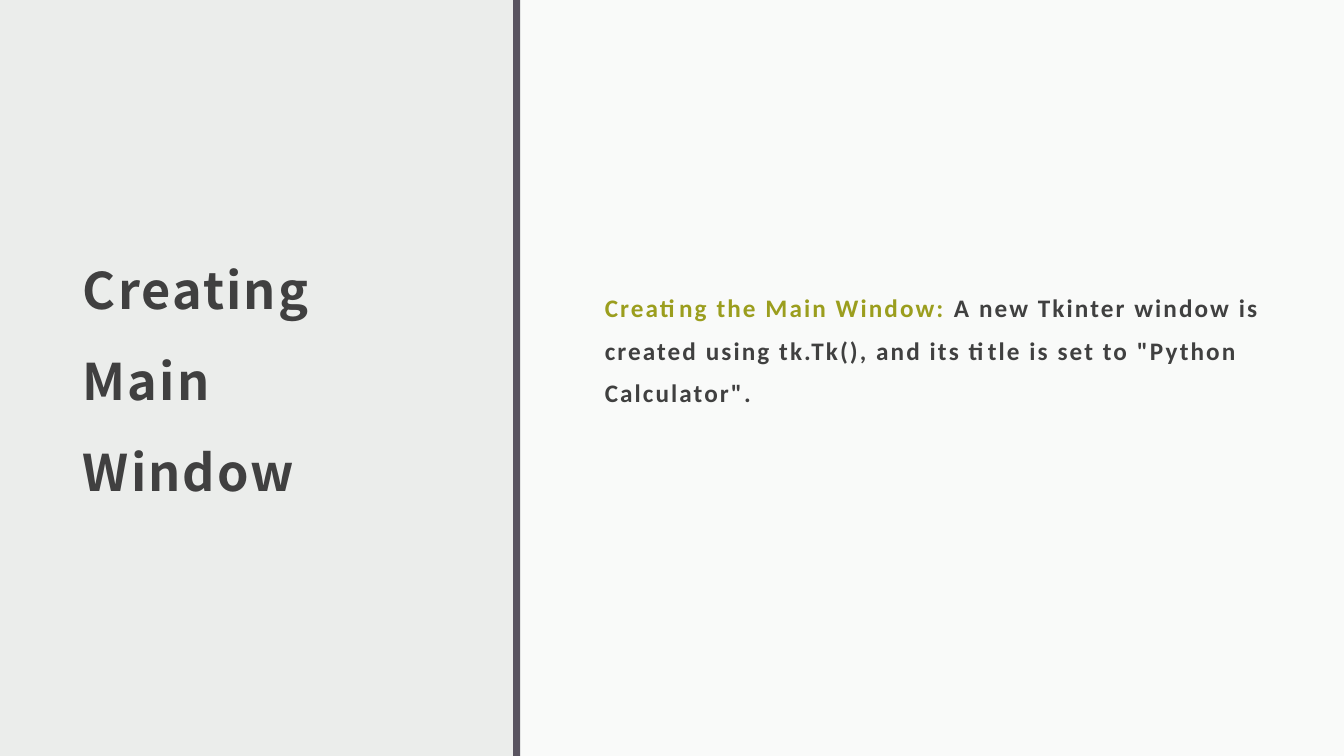
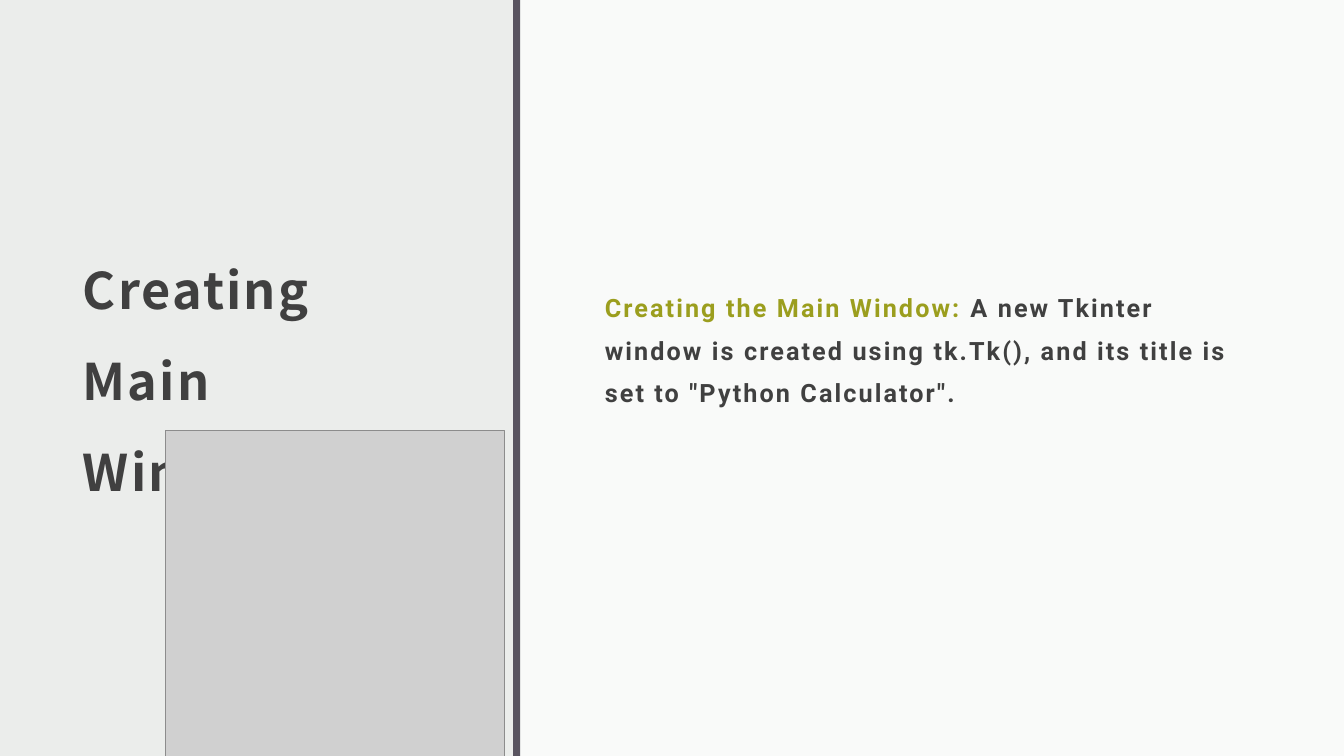
Before and after one commit to deewanker/Calculator, a slide deck: slide 9 of Calculator using Tkinter.pptx. Drawn at 1344x756 pixels with LibreOffice and Linux fonts; fonts in the diff are those of the drawing; grey boxes stand for pictures. Boxes give left, top, right and bottom in pixels: in the first picture for what was removed or moved away, otherwise in the second. Text is boxed around its words. In the diff, an @@ line names an element or a change of style, - is before the commit and + after.

```diff
--- a/Calculator using Tkinter.pptx
+++ b/Calculator using Tkinter.pptx
@@ text "Creating the Main Window: A ..." at [605, 298, 1225, 408]: font Calibri to Roboto @@
@@ picture added at [165, 431, 504, 756] @@
```
Also in this commit, not shown: 7 other slides changed.
